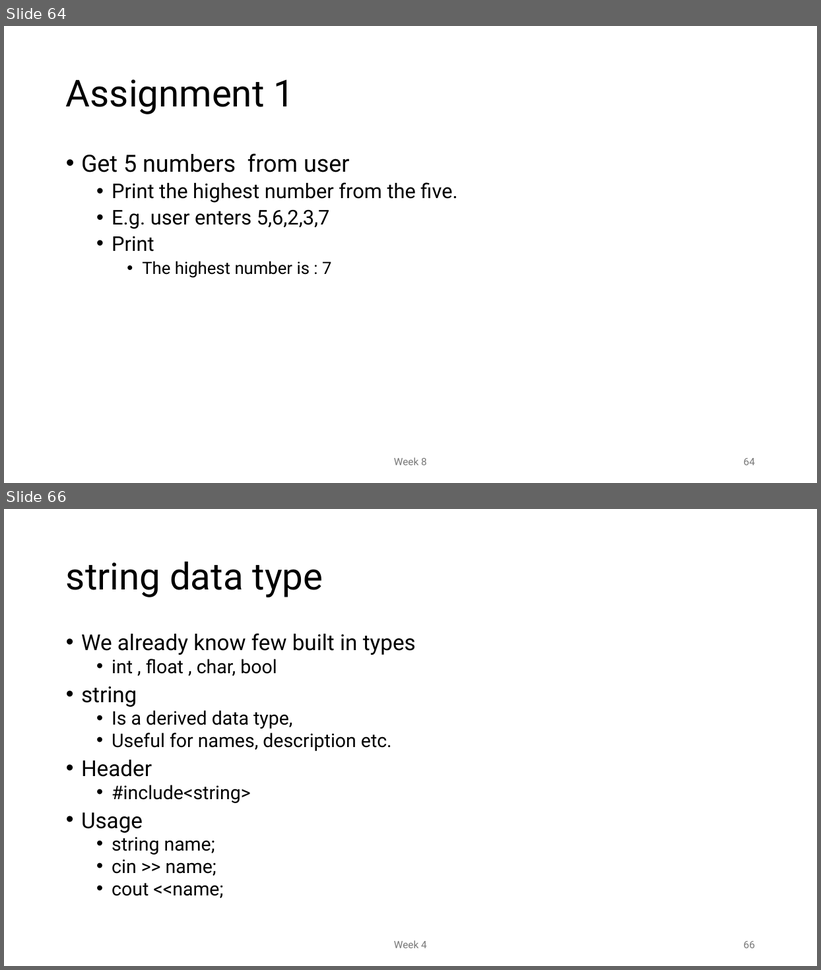
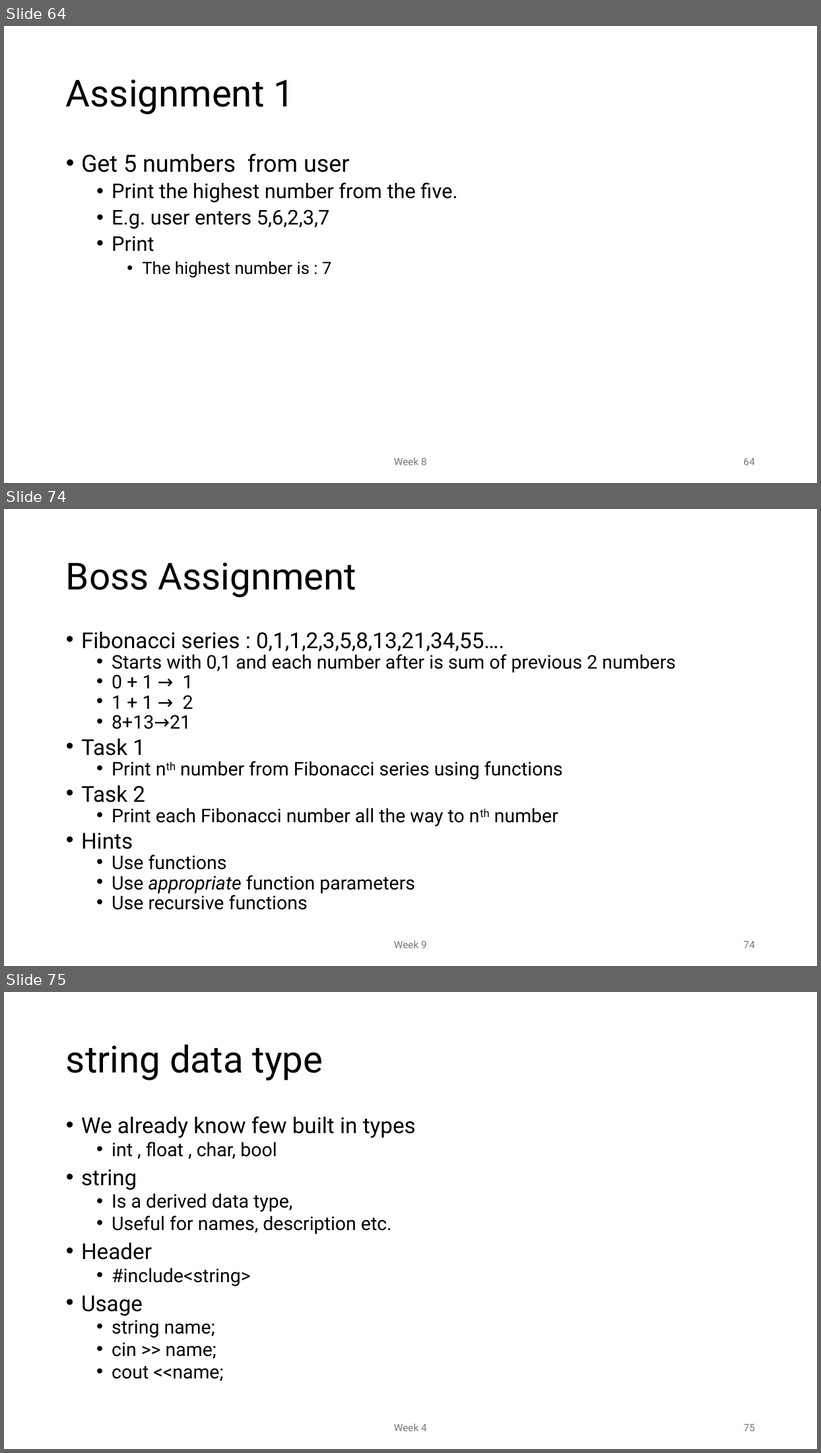
Before and after one commit to MoklaEducation/ems_fall_2025_cpp101, a slide deck: all/Intro to Programming_all.pptx. Shown one above the other, each under a label of ours: slides 64 and 66 before the commit, slides 64, 74 and 75 after it; the slides between them are not shown. The pictures are 821x970 and 821x1453 pixels, drawn with LibreOffice and Linux fonts; fonts in the diff are those of the drawing. Boxes give left, top, right and bottom in pixels: in the first picture for what was removed or moved away, otherwise in the second. Text is boxed around its words. In the diff, an @@ line names an element or a change of style, - is before the commit and + after.

Commit message:
Week 9 slides

```diff
--- a/all/Intro to Programming_all.pptx
+++ b/all/Intro to Programming_all.pptx
@@ slide 74 added at <box>4,509,817,966</box>, background #FFFFFF @@
@@ title added at <box>66,562,357,597</box>, 44 pt, text #000000 @@
+Boss Assignment
@@ text added at <box>81,632,676,910</box>, 22.2 pt, text #000000 @@
+• Fibonacci series : 0,1,1,2,3,5,8,13,21,34,55….
+  • Starts with 0,1 and each number after is sum of previous 2 numbers
+  • 0 + 1 → 1
+  • 1 + 1 → 2
+  • 8+13→21
+• Task 1
+  • Print nth number from Fibonacci series using functions
+• Task 2
+  • Print each Fibonacci number all the way to nth number
+• Hints
+  • Use functions
+  • Use appropriate function parameters
+  • Use recursive functions
@@ text added at <box>394,941,427,949</box>, 12 pt, text #797979 @@
+Week 9
@@ page number added at <box>744,941,755,949</box>, 12 pt, text #797979 @@
+74
@@ what was slide 66 is now slide 75 @@
@@ page number at <box>744,1424,755,1432</box>: text changed @@
-66
+75
```
Also in this commit, not shown: 2 slides changed, 8 other slides added, 1 other file.
